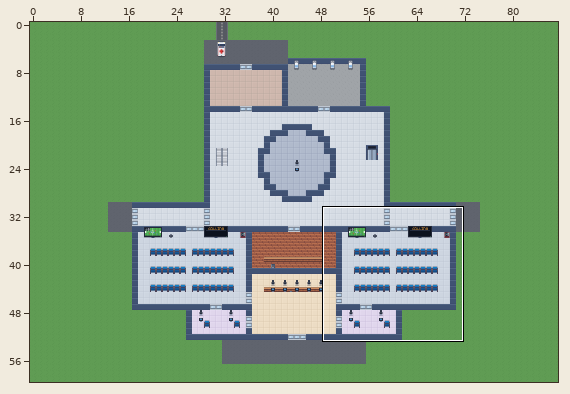
Tiled map (JSON), stored at hospital2d/maps/floor0.tmj. Above: a wide view before the commit, with the close-up outlined.
Close-up. As it was:
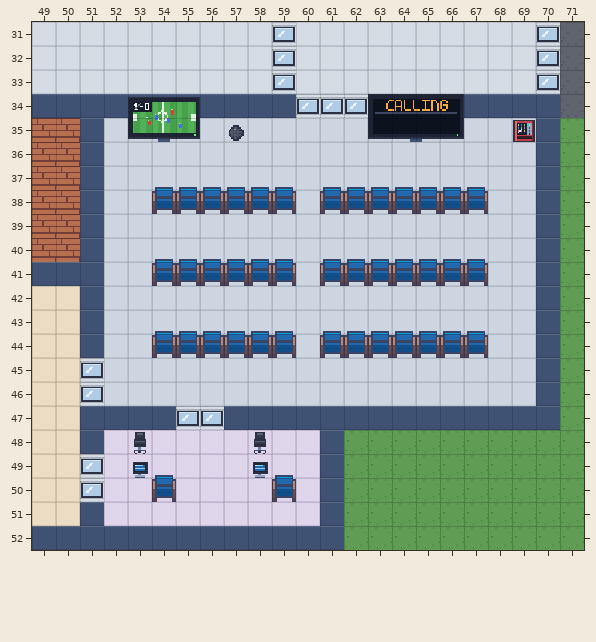
Cells are 16x16 px. Shown: x 49..71, y 31..52. The commit also changed other parts of the map, which this record leaves out.
And afterwards:
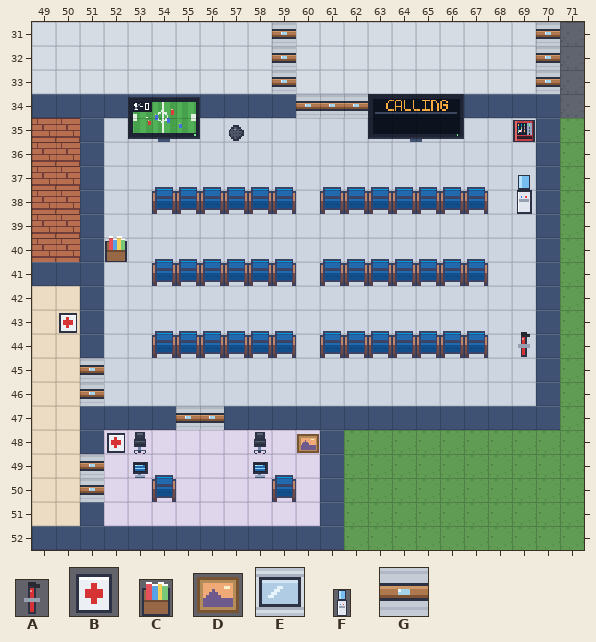
Key: from "hospital": A 29 "fire_extinguisher", B 30 "first_aid", C 33 "magazine_rack", D 40 "painting_1", E 58 "door", F 59 "water_cooler", G 76 "door".
_ is an empty cell.
Objects are placed by their top-left corner, in cells (3,4 is the top-left corner of cell 3,4); size is 1x1 cell unless given.
Tiles replaced or removed in this view: E.
What changed:
Changed rows in their new state; . is an unchanged cell.
Layer "ground":
first column x 59:
31 G..........G
32 G..........G
33 G..........G
34 .GGG........
first column x 51:
45 G.....
46 G.....
47 ....GG
49 G.....
50 G.....
Layer "furniture":
added: F "water_cooler" at 69,37.4 size 1x1.6
added: C "magazine_rack" at 52,39.9 size 1x1.1
added: B "first_aid" at 50,43
added: A "fire_extinguisher" at 69,43.9 size 1x1.1
added: B "first_aid" at 52,48
added: D "painting_1" at 60,48.1 size 1x0.9
